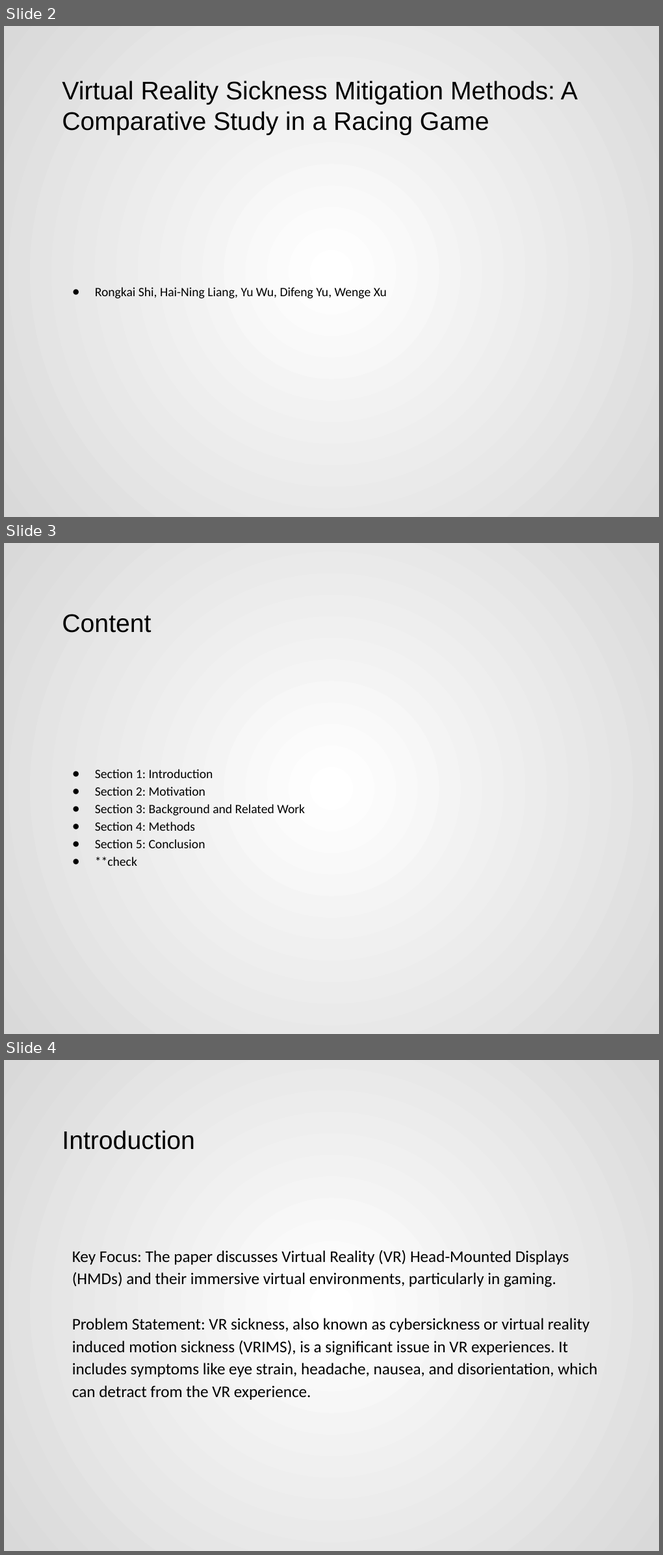
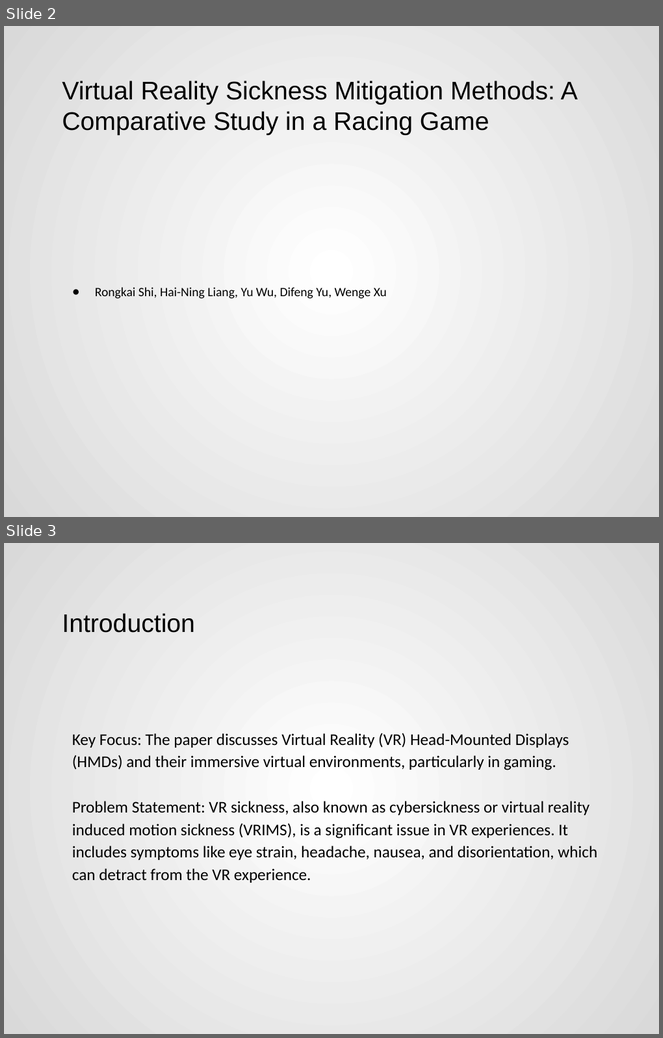
Before and after one commit to Akash3121/3D, a slide deck: Paper-Presentation/Akash - VR_Sickness_Mitigation_Methods_Presentation.pptx. Shown one above the other, each under a label of ours: slides 2, 3 and 4 before the commit, slides 2 and 3 after it. The pictures are 663x1555 and 663x1038 pixels, drawn with LibreOffice and Linux fonts; fonts in the diff are those of the drawing. Boxes give left, top, right and bottom in pixels: in the first picture for what was removed or moved away, otherwise in the second. Text is boxed around its words. In the diff, an @@ line names an element or a change of style, - is before the commit and + after.

```diff
--- a/Paper-Presentation/Akash - VR_Sickness_Mitigation_Methods_Presentation.pptx
+++ b/Paper-Presentation/Akash - VR_Sickness_Mitigation_Methods_Presentation.pptx
@@ slide 3 removed at bbox=[4, 543, 659, 1034], background gradient #FFFFFF to #D9D9D9 @@
@@ title removed at bbox=[62, 614, 151, 633] @@
-Content
@@ text removed at bbox=[95, 769, 305, 866] @@
-● Section 1: Introduction
-● Section 2: Motivation
-● Section 3: Background and Related Work
-● Section 4: Methods
-● Section 5: Conclusion
-● **check
@@ what was slide 4 is now slide 3 @@
```
Also in this commit, not shown: 4 slides changed, 4 slides added.
